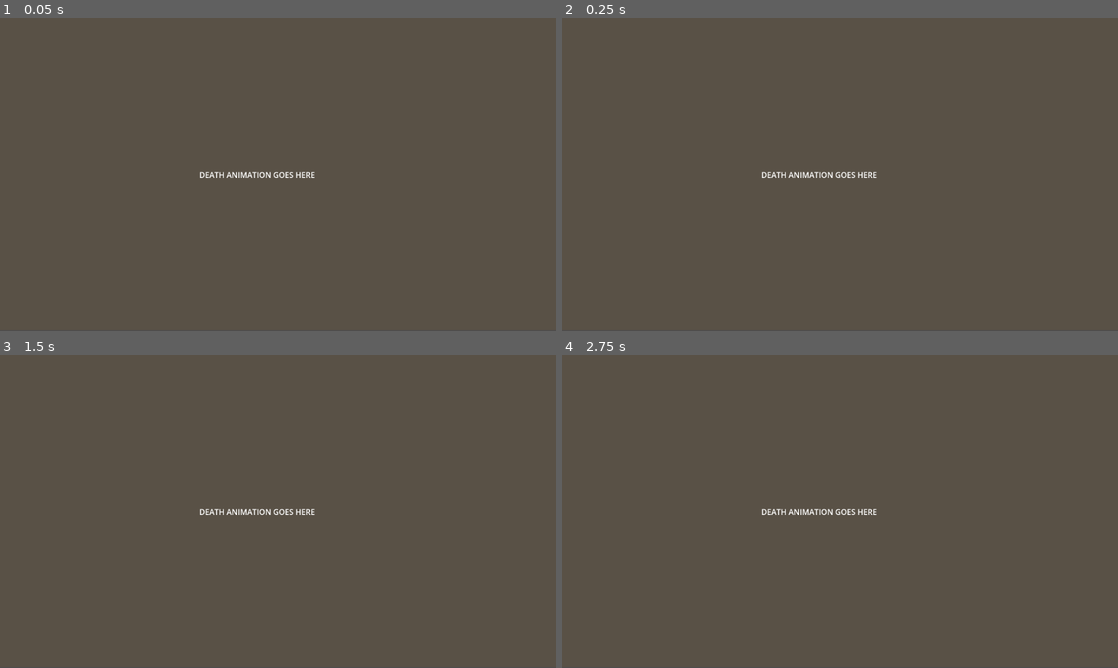
Above: before the commit, frames 1-4 (two rows, left to right).
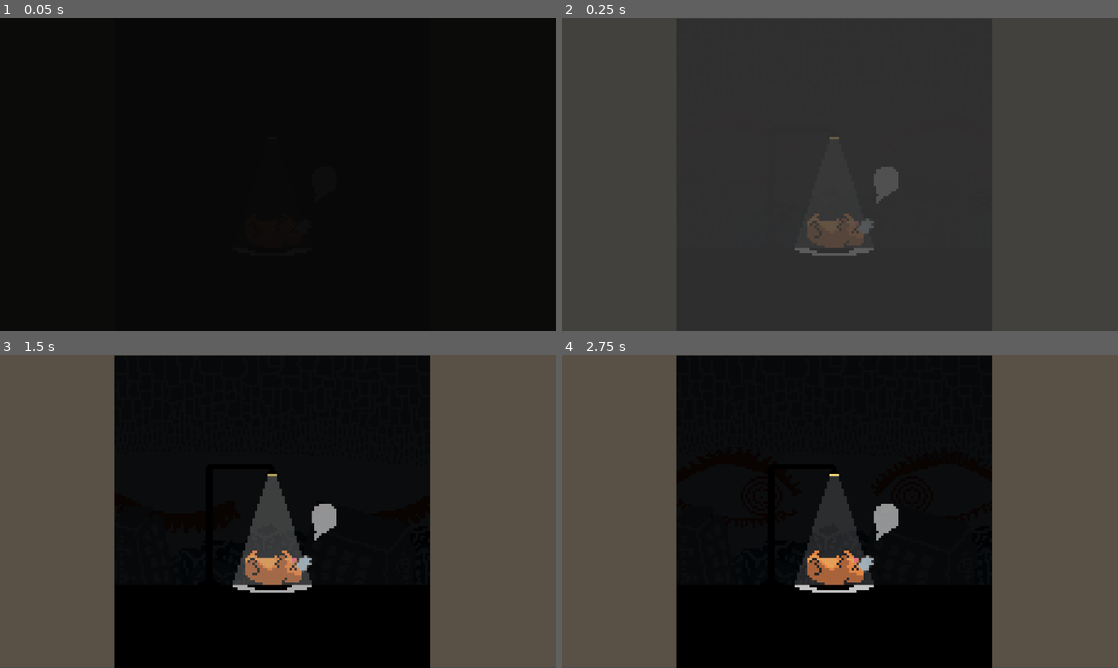
Above: after the commit, the same moments.

Repository: Juno-Joseph/Feed-The-Devil
Game: Godot game, scene res://Scenes/Cut Scenes/death.tscn
The game is run twice, just before and just after one commit, with the same random seed, the same clock (stepped at 60 frames per second) and the same inputs. This scene is started directly instead of the project's main scene.
Inputs:
- Up to frame 1 (0.05 s): no input
- Up to frame 2 (0.25 s): no input
- Up to frame 3 (1.5 s): hold Right (right) 0.53-1.28 s; tap Enter at 1.25 s; hold Down (down) from 1.28 s (still down)
- Up to frame 4 (2.75 s): tap Space at 2 s; release Down (down) at 2.03 s; hold Right (right) from 2.03 s (still down)

The runs differ from the first frame. In frame 1, 100% of the frame differs, in the area x 0-100%, y 0-100%; in frame 2, 55%; in frame 3, 57%; in frame 4, 57%.

Commit message:
added death cutscene

Diff:
--- a/Scenes/Cut Scenes/death.tscn
+++ b/Scenes/Cut Scenes/death.tscn
@@ -1,6 +1,120 @@
-[gd_scene load_steps=7 format=3 uid="uid://b3hc0wk3mfliw"]
+[gd_scene load_steps=24 format=3 uid="uid://b3hc0wk3mfliw"]
 
 [ext_resource type="Script" path="res://Scripts/Cut Scenes/death.gd" id="1_kooli"]
+[ext_resource type="Texture2D" uid="uid://hom881lh7vey" path="res://Assets/Cutscenes/dead pochita.png" id="2_v5jsf"]
+
+[sub_resource type="AtlasTexture" id="AtlasTexture_ao65s"]
+atlas = ExtResource("2_v5jsf")
+region = Rect2(0, 0, 128, 128)
+
+[sub_resource type="AtlasTexture" id="AtlasTexture_m6ybw"]
+atlas = ExtResource("2_v5jsf")
+region = Rect2(128, 0, 128, 128)
+
+[sub_resource type="AtlasTexture" id="AtlasTexture_yvjk2"]
+atlas = ExtResource("2_v5jsf")
+region = Rect2(256, 0, 128, 128)
+
+[sub_resource type="AtlasTexture" id="AtlasTexture_3pvcu"]
+atlas = ExtResource("2_v5jsf")
+region = Rect2(384, 0, 128, 128)
+
+[sub_resource type="AtlasTexture" id="AtlasTexture_v8be6"]
+atlas = ExtResource("2_v5jsf")
+region = Rect2(512, 0, 128, 128)
+
+[sub_resource type="AtlasTexture" id="AtlasTexture_wfa61"]
+atlas = ExtResource("2_v5jsf")
+region = Rect2(640, 0, 128, 128)
+
+[sub_resource type="AtlasTexture" id="AtlasTexture_ojix4"]
+atlas = ExtResource("2_v5jsf")
+region = Rect2(768, 0, 128, 128)
+
+[sub_resource type="AtlasTexture" id="AtlasTexture_0cogb"]
+atlas = ExtResource("2_v5jsf")
+region = Rect2(896, 0, 128, 128)
+
+[sub_resource type="AtlasTexture" id="AtlasTexture_5bq76"]
+atlas = ExtResource("2_v5jsf")
+region = Rect2(1024, 0, 128, 128)
+
+[sub_resource type="AtlasTexture" id="AtlasTexture_piy4f"]
+atlas = ExtResource("2_v5jsf")
+region = Rect2(1152, 0, 128, 128)
+
+[sub_resource type="AtlasTexture" id="AtlasTexture_s4r48"]
+atlas = ExtResource("2_v5jsf")
+region = Rect2(1280, 0, 128, 128)
+
+[sub_resource type="AtlasTexture" id="AtlasTexture_uyoq0"]
+atlas = ExtResource("2_v5jsf")
+region = Rect2(1408, 0, 128, 128)
+
+[sub_resource type="AtlasTexture" id="AtlasTexture_n58eq"]
+atlas = ExtResource("2_v5jsf")
+region = Rect2(1536, 0, 128, 128)
+
+[sub_resource type="AtlasTexture" id="AtlasTexture_pdbhu"]
+atlas = ExtResource("2_v5jsf")
+region = Rect2(1664, 0, 128, 128)
+
+[sub_resource type="AtlasTexture" id="AtlasTexture_pq6bv"]
+atlas = ExtResource("2_v5jsf")
+region = Rect2(1792, 0, 128, 128)
+
+[sub_resource type="SpriteFrames" id="SpriteFrames_ac554"]
+animations = [{
+"frames": [{
+"duration": 1.0,
+"texture": SubResource("AtlasTexture_ao65s")
+}, {
+"duration": 1.0,
+"texture": SubResource("AtlasTexture_m6ybw")
+}, {
+"duration": 1.0,
+"texture": SubResource("AtlasTexture_yvjk2")
+}, {
+"duration": 1.0,
+"texture": SubResource("AtlasTexture_3pvcu")
+}, {
+"duration": 1.0,
+"texture": SubResource("AtlasTexture_v8be6")
+}, {
+"duration": 1.0,
+"texture": SubResource("AtlasTexture_wfa61")
+}, {
+"duration": 1.0,
+"texture": SubResource("AtlasTexture_ojix4")
+}, {
+"duration": 1.0,
+"texture": SubResource("AtlasTexture_0cogb")
+}, {
+"duration": 1.0,
+"texture": SubResource("AtlasTexture_5bq76")
+}, {
+"duration": 1.0,
+"texture": SubResource("AtlasTexture_piy4f")
+}, {
+"duration": 1.0,
+"texture": SubResource("AtlasTexture_s4r48")
+}, {
+"duration": 1.0,
+"texture": SubResource("AtlasTexture_uyoq0")
+}, {
+"duration": 1.0,
+"texture": SubResource("AtlasTexture_n58eq")
+}, {
+"duration": 1.0,
+"texture": SubResource("AtlasTexture_pdbhu")
+}, {
+"duration": 1.0,
+"texture": SubResource("AtlasTexture_pq6bv")
+}],
+"loop": true,
+"name": &"death",
+"speed": 5.0
+}]
 
 [sub_resource type="Animation" id="Animation_h23ly"]
 resource_name = "dark_fade_in"
@@ -121,15 +235,14 @@
 [node name="Death" type="Node2D"]
 script = ExtResource("1_kooli")
 
-[node name="Animatio Placer Holder" type="Label" parent="."]
-z_index = 1
-offset_left = 413.0
-offset_top = 313.0
-offset_right = 634.0
-offset_bottom = 336.0
-text = "DEATH ANIMATION GOES HERE"
+[node name="AnimatedSprite2D" type="AnimatedSprite2D" parent="."]
+position = Vector2(564, 328)
+scale = Vector2(5.115, 5.115)
+sprite_frames = SubResource("SpriteFrames_ac554")
+animation = &"death"
 
 [node name="ColorRect" type="ColorRect" parent="."]
+z_index = -1
 offset_right = 1152.0
 offset_bottom = 646.0
 color = Color(0.35, 0.3192, 0.273, 1)
@@ -140,7 +253,6 @@
 }
 
 [node name="ColorRect" type="ColorRect" parent="Transition"]
-visible = false
 self_modulate = Color(0, 0, 0, 1)
 z_index = 5
 anchors_preset = 15
--- a/Scripts/Cut Scenes/death.gd
+++ b/Scripts/Cut Scenes/death.gd
@@ -1,10 +1,9 @@
 extends Node2D
 
-##uncomment this when cutscene is finished
-##@onready var anim = $AnimatedSprite2D
+@onready var anim = $AnimatedSprite2D
 @onready var transition = $Transition
 
 # Called when the node enters the scene tree for the first time.
 func _ready():
-	##anim.play("default")
+	anim.play("death")
 	transition.play("dark_fade_in")
Binary file added: Assets/Cutscenes/dead pochita.png
Not shown, added: Assets/Cutscenes/dead pochita.png.import
